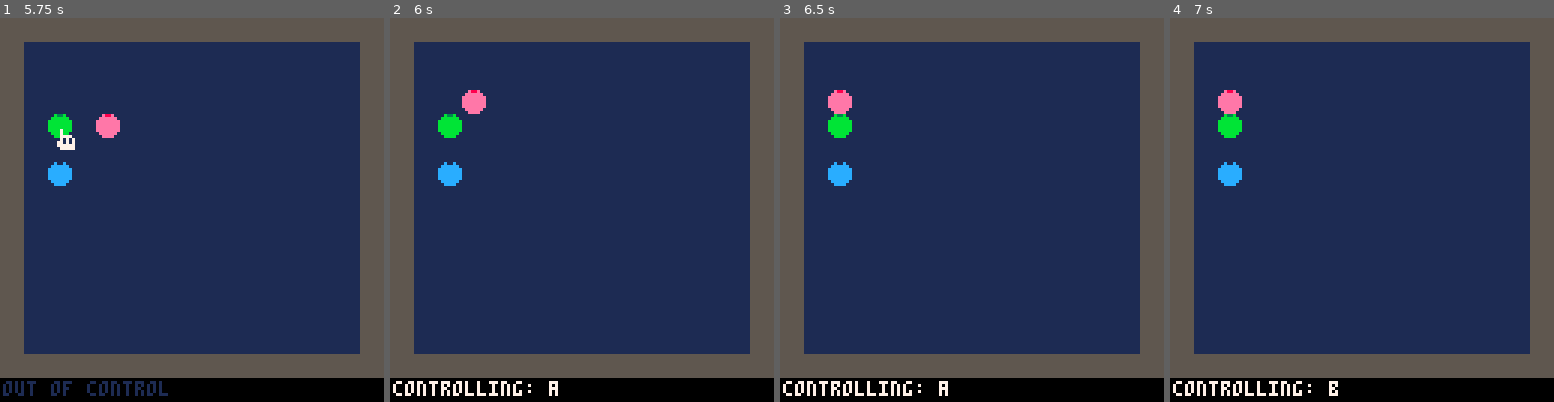
Above: before the commit, frames 1-4 (left to right).
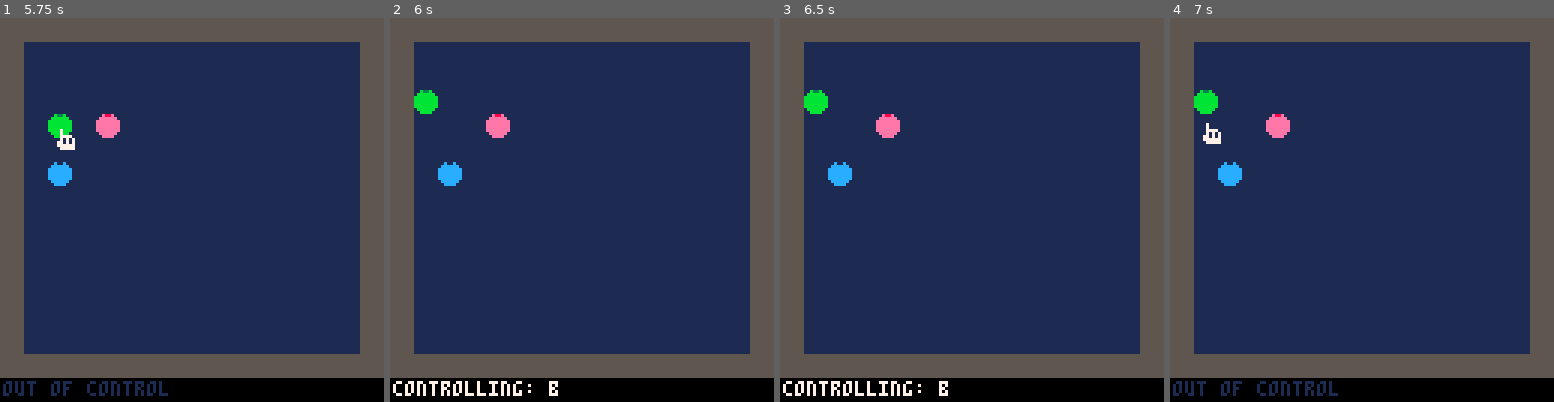
Above: after the commit, the same moments.

Repository: ethanmuller/gmtk-2020-jam
Game: PICO-8 cartridge ooc.p8
The game is run twice, just before and just after one commit, with the same random seed, the same clock (stepped at 60 frames per second) and the same inputs.
Inputs:
- Up to frame 1 (5.75 s): tap O (Z key) at 0.33, 0.7, 1.43, 2.22, 3.1, 3.98, 4.87 s; hold Left 1.97-2.37 s; hold Down 2.42-2.82 s; hold Right 2.87-3.53 s; hold Up 3.58-4.08 s; hold Right 4.13-4.53 s; hold Down 4.58-5.08 s; hold Left from 5.13 s (still down)
- Up to frame 2 (6 s): tap O (Z key) at 5.75 s; release Left at 5.8 s; hold Up from 5.85 s (still down)
- Up to frame 3 (6.5 s): release Up at 6.18 s; hold Left from 6.23 s (still down)
- Up to frame 4 (7 s): release Left at 6.63 s; tap O (Z key) at 6.63 s; hold Down from 6.68 s (still down)

Frame 1 is identical in both runs. In frame 2, 1.3% of the frame differs, in the area x 6-44%, y 18-99%; in frame 3, 1.3%; in frame 4, 2.4%, in the area x 0-44%, y 18-99%.

Commit message:
Fix possession control
This remaps the control back to an action button. I think it was mistakenly set
to "down"

Diff:
--- a/ooc.p8
+++ b/ooc.p8
@@ -124,7 +124,7 @@
     end
 
 
-    if btnp(⬇️) then
+    if btnp(🅾️) then
       local i = actor_i_at_point(ctrl.x, ctrl.y)
       if i then
         set_ctrl(i)
